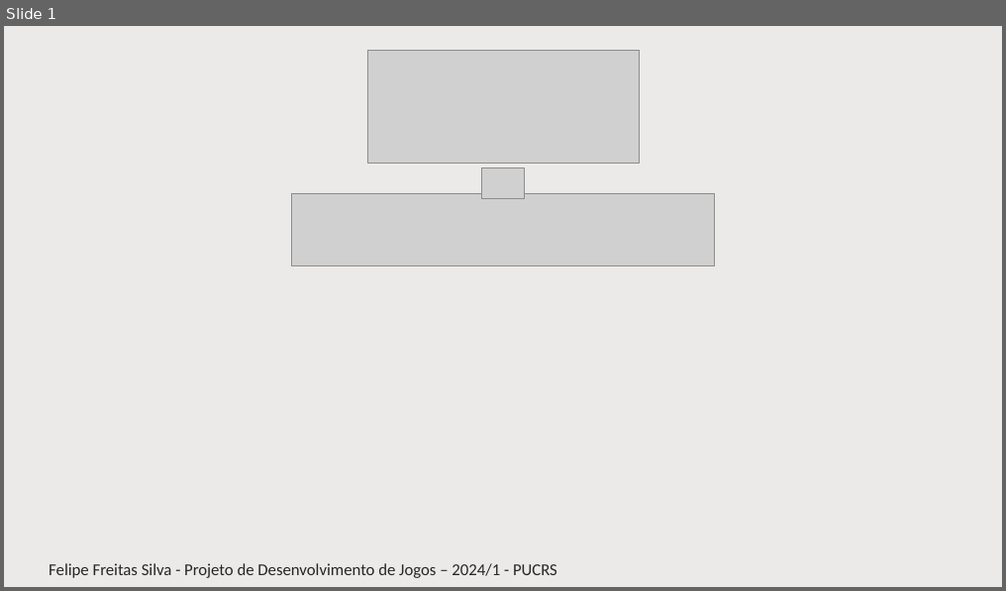
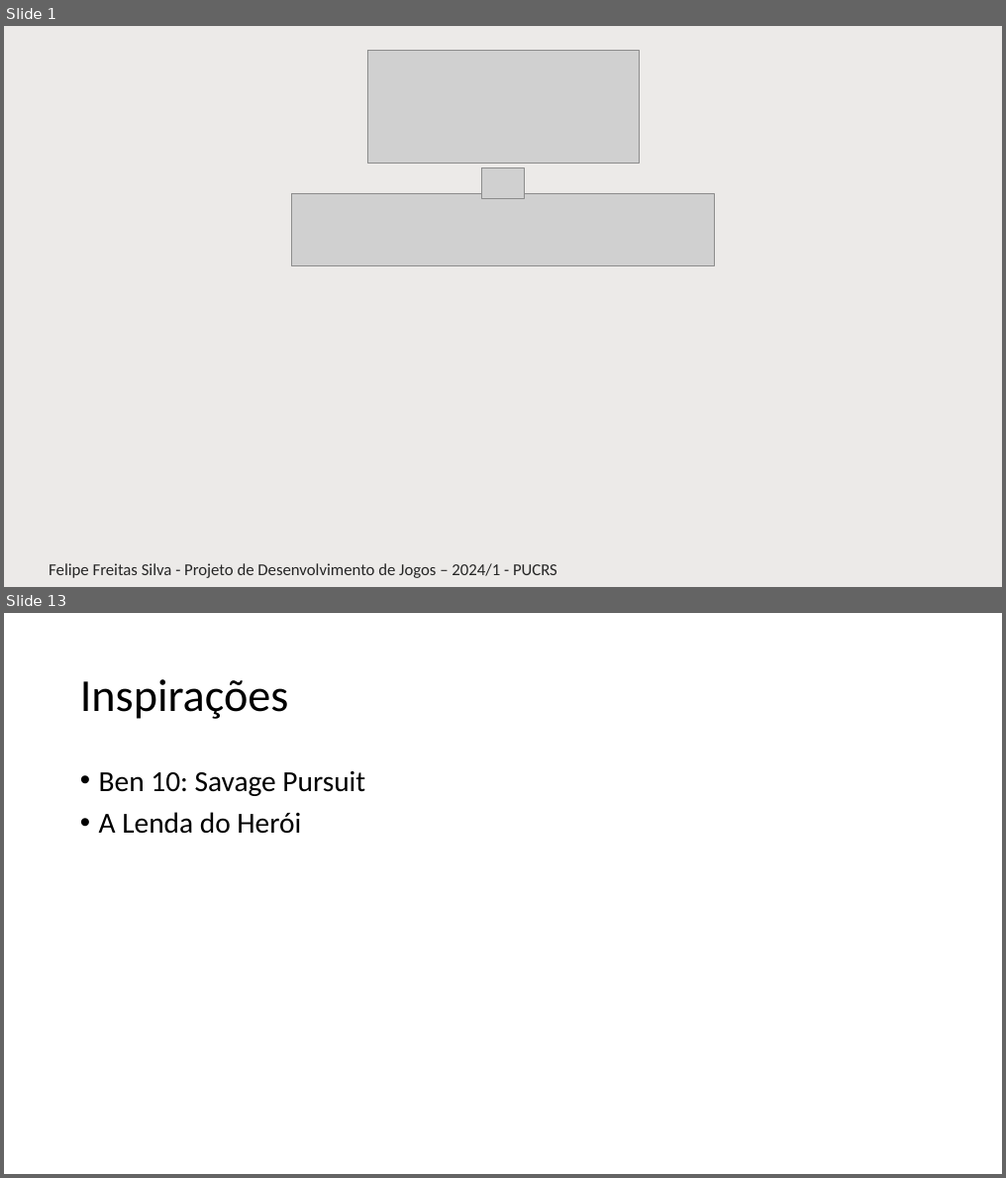
Before and after one commit to EngenhariaSoftwarePUCRS/Projeto_de_Desenvolvimento_de_Jogos, a slide deck: Trabalho/Parte1_Pitch/Pitch__Fuga_dos_Pets__Felipe_Freitas_Silva.pptx. Shown one above the other, each under a label of ours: slide 1 before the commit, slides 1 and 13 after it; the slides between them are not shown. The pictures are 1006x591 and 1006x1178 pixels, drawn with LibreOffice and Linux fonts; fonts in the diff are those of the drawing; grey boxes stand for pictures; background and template pictures are left out. Boxes give left, top, right and bottom in pixels: in the first picture for what was removed or moved away, otherwise in the second. Text is boxed around its words. In the diff, an @@ line names an element or a change of style, - is before the commit and + after.

```diff
--- a/Trabalho/Parte1_Pitch/Pitch__Fuga_dos_Pets__Felipe_Freitas_Silva.pptx
+++ b/Trabalho/Parte1_Pitch/Pitch__Fuga_dos_Pets__Felipe_Freitas_Silva.pptx
@@ slide 13 added at [4, 613, 1002, 1174], background #FFFFFF @@
@@ title added at [80, 679, 289, 719], 44 pt, text #000000 @@
+Inspirações
@@ text added at [99, 771, 365, 834], 28 pt, text #000000 @@
+• Ben 10: Savage Pursuit
+• A Lenda do Herói
```
Also in this commit, not shown: 18 other slides added.
